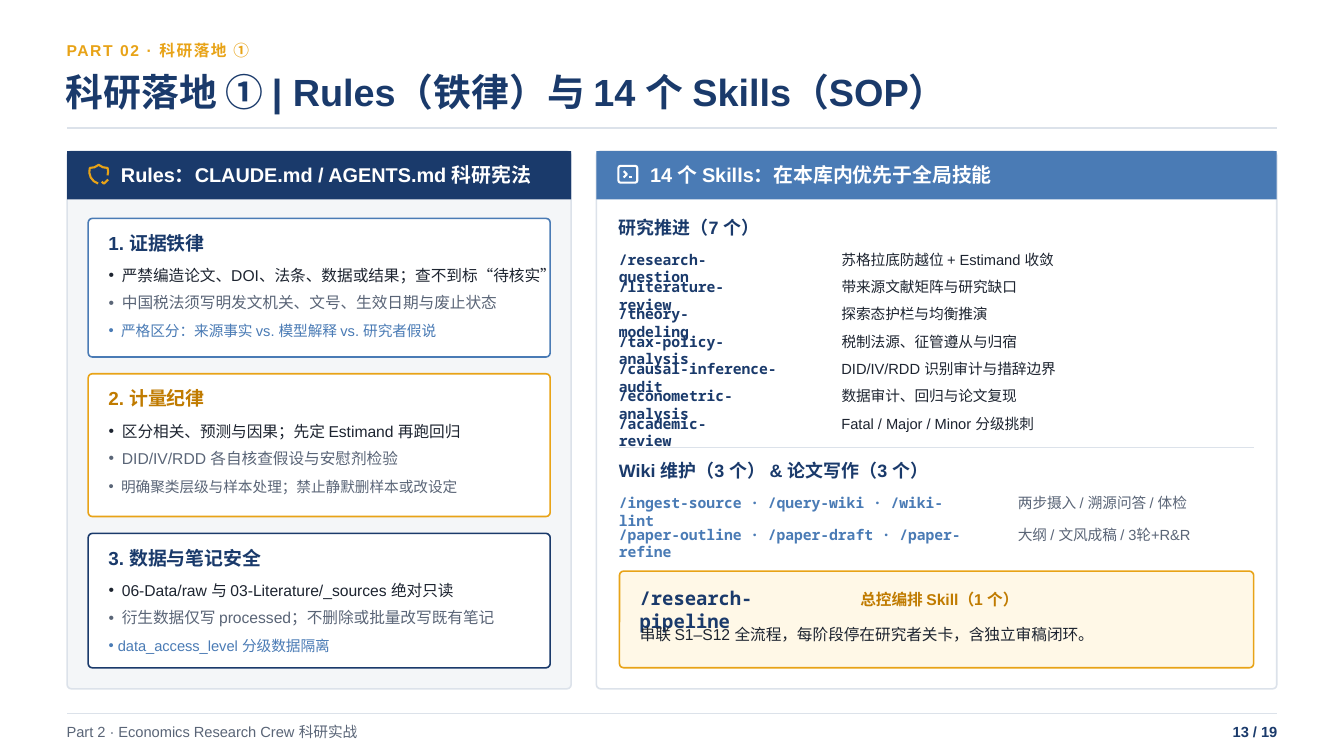
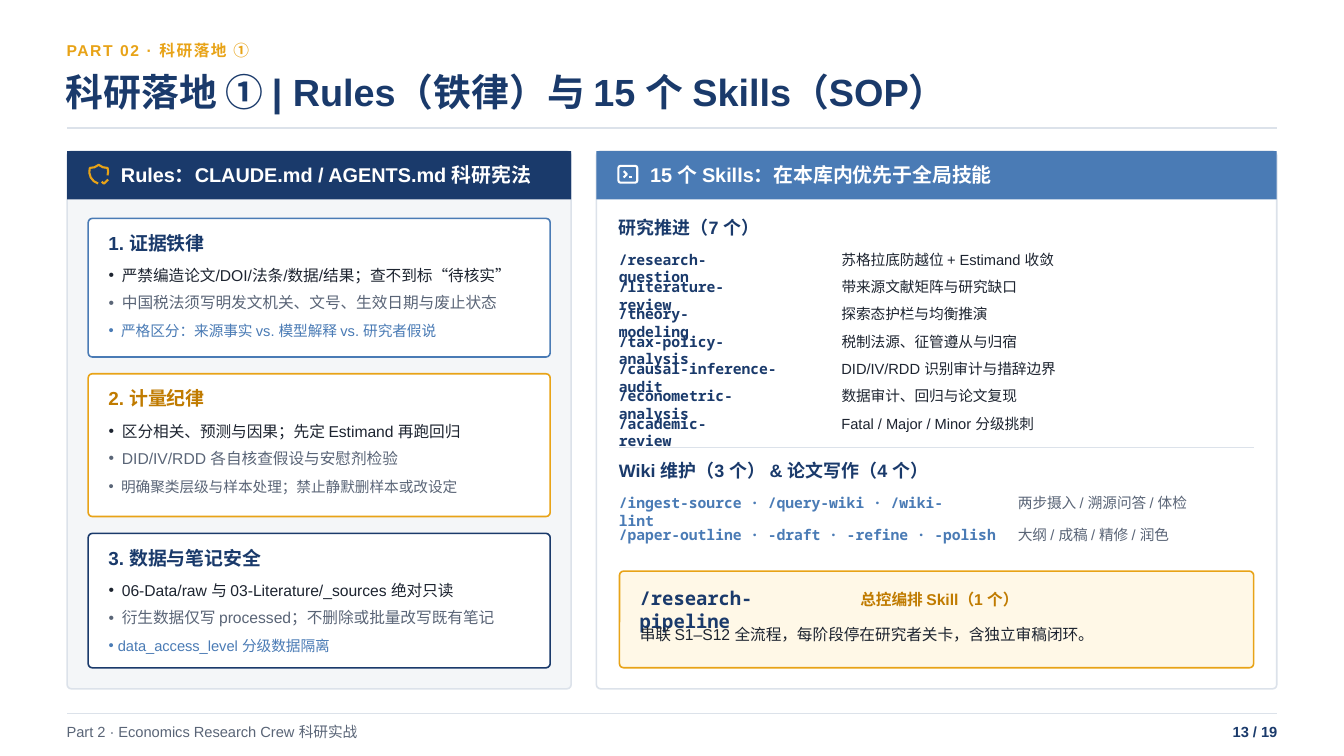
Before and after one commit to shjzzzz/Economics-Research-Crew, a slide deck: slide 13 of Claude_Code_基础与_Economics_Research_Crew_实战.pptx. Drawn at 1344x756 pixels with LibreOffice and Linux fonts; fonts in the diff are those of the drawing. Boxes give left, top, right and bottom in pixels: in the first picture for what was removed or moved away, otherwise in the second. Text is boxed around its words. In the diff, an @@ line names an element or a change of style, - is before the commit and + after.

```diff
--- a/Claude_Code_基础与_Economics_Research_Crew_实战.pptx
+++ b/Claude_Code_基础与_Economics_Research_Crew_实战.pptx
@@ text at box(66, 74, 946, 110): text changed @@
-科研落地 ① | Rules（铁律）与 14 个 Skills（SOP）
+科研落地 ① | Rules（铁律）与 15 个 Skills（SOP）
@@ text at box(650, 165, 992, 184): text changed @@
-14 个 Skills：在本库内优先于全局技能
+15 个 Skills：在本库内优先于全局技能
@@ text at box(122, 267, 511, 284): text changed @@
-• 严禁编造论文、DOI、法条、数据或结果；查不到标“待核实”
+• 严禁编造论文/DOI/法条/数据/结果；查不到标“待核实”
@@ text at box(619, 461, 928, 479): text changed @@
-Wiki 维护（3 个） & 论文写作（3 个）
+Wiki 维护（3 个） & 论文写作（4 个）
@@ text at box(619, 528, 995, 544): text changed @@
-/paper-outline · /paper-draft · /paper-refine
+/paper-outline · -draft · -refine · -polish
@@ text at box(1018, 528, 1169, 541): text changed @@
-大纲 / 文风成稿 / 3轮+R&R
+大纲 / 成稿 / 精修 / 润色
```
Also in this commit, not shown: 5 other slides changed, 14 other files.
